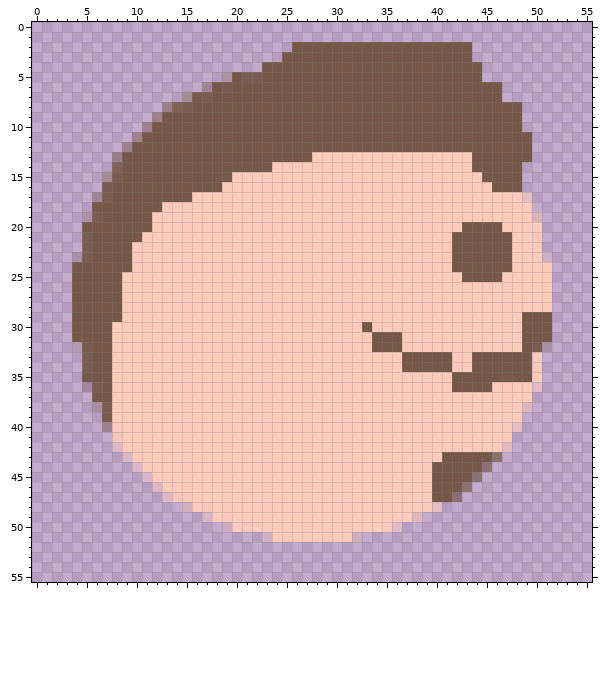
File history of a pixel-art sprite, Assets/Resources/JeffumanFrames/jeffu_man_01.png. Above: the version before the commit.
The file is 56x56 pixels. Pixels under 10% opacity are left out. Colours within 5 levels of each other are drawn and written as one.
Now the later version:
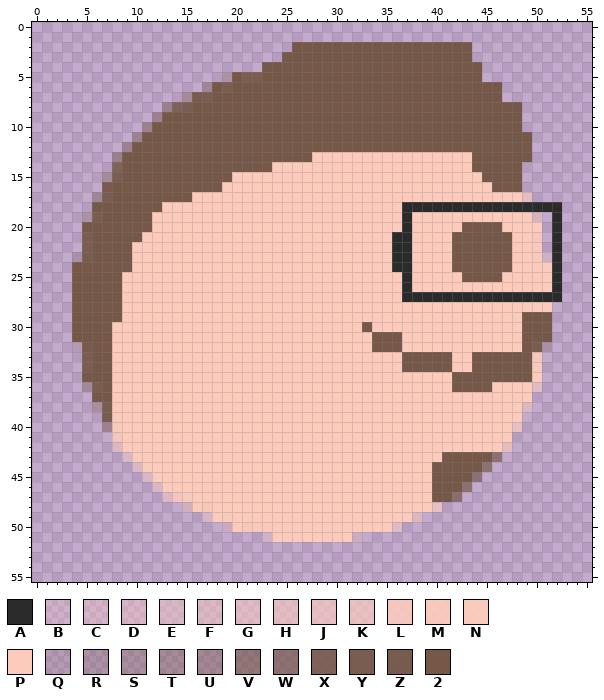
Palette (. is transparent): A #2c2b2b  B #fccbbc2f  C #fccbbc4c  D #fccbbc56  E #fccbbc66  F #fccbbc6d  G #fccbbc7f  H #fccbbc90  J #fccbbca1  K #fccbbcac  L #fccbbce0  M #fccbbcec  N #fccbbcf5  P #fccbbc  Q #75584831  R #7558484a  S #75584857  T #75584864  U #7558486c  V #755848a3  W #755848ad  X #755848e0  Y #755848ee  Z #755848f4  2 #755848
The edit:
{"y":18,"x":37,"old":"PPPPPPPPPPPPP...","new":"AAAAAAAAAAAAAAAA"}
{"y":19,"x":37,"old":"P","new":"A"}
{"y":19,"x":52,"old":".","new":"A"}
{"y":20,"x":37,"old":"P","new":"A"}
{"y":20,"x":52,"old":".","new":"A"}
{"y":21,"x":36,"old":"PP","new":"AA"}
{"y":21,"x":52,"old":".","new":"A"}
{"y":22,"x":36,"old":"PP","new":"AA"}
{"y":22,"x":52,"old":".","new":"A"}
{"y":23,"x":36,"old":"PP","new":"AA"}
{"y":23,"x":52,"old":".","new":"A"}
{"y":24,"x":36,"old":"PP","new":"AA"}
{"y":24,"x":52,"old":".","new":"A"}
{"y":25,"x":37,"old":"P","new":"A"}
{"y":25,"x":52,"old":".","new":"A"}
{"y":26,"x":37,"old":"P","new":"A"}
{"y":26,"x":52,"old":".","new":"A"}
{"y":27,"x":37,"old":"PPPPPPPPPPPPPPP.","new":"AAAAAAAAAAAAAAAA"}
{"label":"changed","picture_box":[392,202,562,302]}
